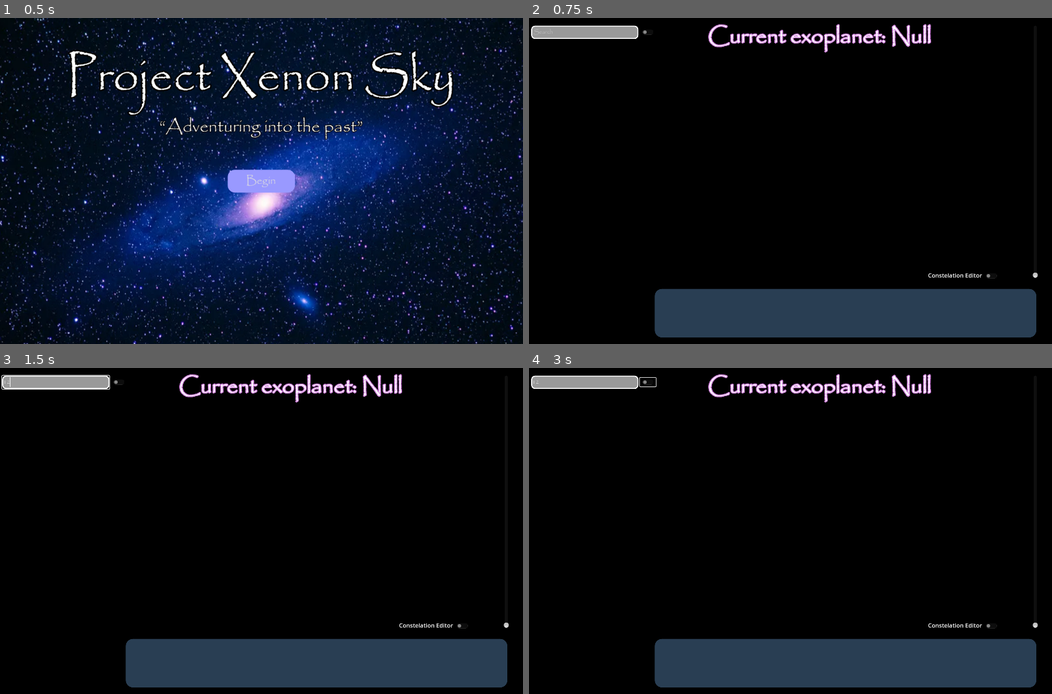
Above: before the commit, frames 1-4 (two rows, left to right).
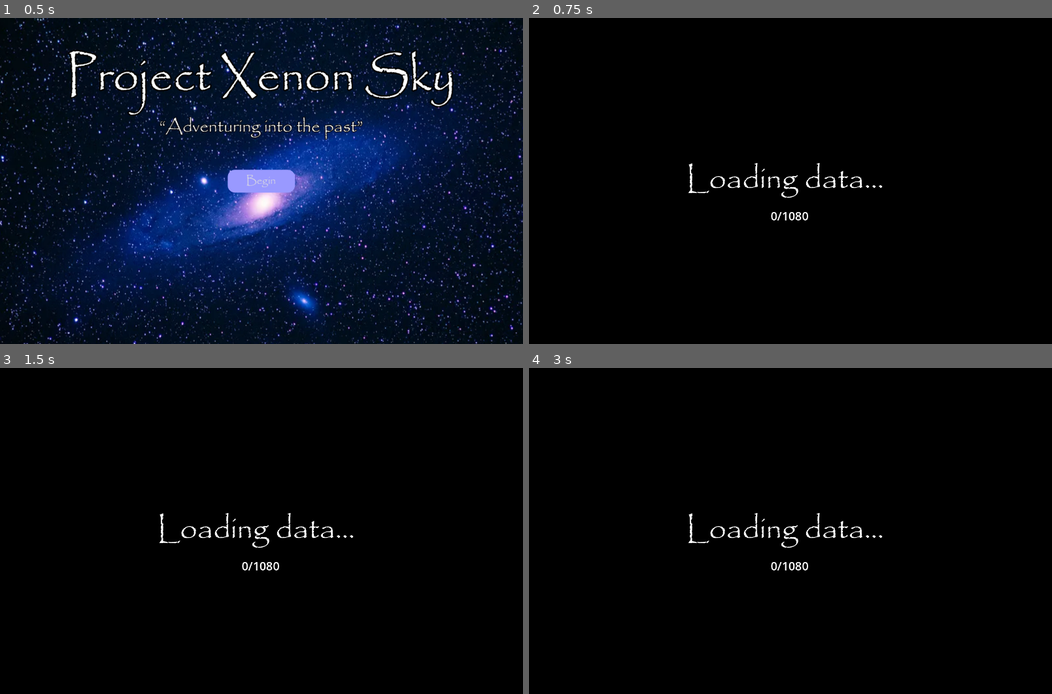
Above: after the commit, the same moments.

Repository: KingsSack/project-xenon-sky
Game: Godot game, scene res://main.tscn
Same seed, same stepped clock (60 frames per second), same inputs: the game is played once before the commit and once after it.
Inputs (mouse positions are in pixels of both pictures, inside the frame that each line leads up to):
- Up to frame 1 (0.5 s): no input
- Up to frame 2 (0.75 s): click "Begin" at 0.5 s
- Up to frame 3 (1.5 s): click (57, 381) at 1.27 s; type "12" at 1.35 s
- Up to frame 4 (3 s): click (649, 381) at 2 s; click (649, 381) at 2.75 s

Frame 1 is identical in both runs. In frame 2, 13% of the frame differs, in the area x 0-98%, y 1-98%; in frame 3, 14%; in frame 4, 13%.

Commit message:
Refactor loading progress handling; remove old script and implement new progress display

Diff:
--- a/loading_progress.gd
+++ /dev/null
@@ -1,10 +0,0 @@
-extends Label
-
-@onready var node := get_node("/root/Node3D")
-
-func _process(_delta):
-	if node.exoplanet_data_recieved or node.star_data_recieved:
-		if node.exoplanet_data_recieved and node.star_data_recieved:
-			text = "2/2"
-		else:
-			text = "1/2"
--- a/loading_screen.tscn
+++ b/loading_screen.tscn
@@ -1,8 +1,7 @@
-[gd_scene load_steps=8 format=3 uid="uid://cds54em2tc1hg"]
+[gd_scene load_steps=7 format=3 uid="uid://cds54em2tc1hg"]
 
-[ext_resource type="Script" path="res://scripts/new_constelation.gd" id="1_2de7o"]
 [ext_resource type="FontFile" uid="uid://buh8lyi6jme71" path="res://assets/papyrus.ttf" id="1_lon3s"]
-[ext_resource type="Script" path="res://loading_progress.gd" id="2_vrajy"]
+[ext_resource type="Script" path="res://scripts/loading_progress.gd" id="2_vrajy"]
 
 [sub_resource type="Gradient" id="Gradient_ja0gq"]
 offsets = PackedFloat32Array(0.996753, 1)
@@ -28,7 +27,6 @@
 offset_bottom = 6.0
 grow_horizontal = 2
 grow_vertical = 2
-script = ExtResource("1_2de7o")
 
 [node name="TextureRect" type="TextureRect" parent="."]
 layout_mode = 1
--- a/scripts/load_app.gd
+++ b/scripts/load_app.gd
@@ -13,8 +13,10 @@
 
 var stars = {}
 
-var exoplanet_data_recieved := false
-var star_data_recieved := false
+var max_exoplanet_data := 80
+var exoplanet_data_recieved := 0
+var max_star_data := 1000
+var star_data_recieved := 0
 
 signal exoplanet_data_loaded(data)
 signal star_data_loaded(data)
@@ -34,24 +36,24 @@
 	self.add_child(request)
 	request.request(url, headers)
 
-func _on_query_completed(result, response_code, _headers, body, key, url):
+func _on_query_completed(_result, response_code, _headers, body, key, url):
 	if response_code == 200:
 		var json = JSON.new()
-		json.parse(body.get_string_from_utf8())
-		if json.error == OK:
+		var error = json.parse(body.get_string_from_utf8())
+		if error == OK:
 			if key == "exoplanets":
-				exoplanet_data_loaded.emit(json.result)
+				exoplanet_data_loaded.emit(json.data)
 			elif key == "stars":
-				star_data_loaded.emit(json.result)
+				star_data_loaded.emit(json.data)
 		else:
-			print("Error parsing JSON: ", json.error_string)
+			print("Error parsing JSON: ", error)
 	elif response_code == 0:
 		print("Query failed with status 0, retrying...")
 		query_database(url, key)
 	else:
 		print("Query failed with status: ", response_code)
 
-	if $CanvasLayer.get_child_count() > 0:
+	if exoplanet_data_recieved + star_data_recieved >= max_exoplanet_data + max_star_data:
 		$CanvasLayer.remove_child(loading)
 
 # executes after query for exoplanets
@@ -61,7 +63,8 @@
 		exoplanets[exoplanet["pl_name"]] = [exoplanet["ra"], exoplanet["dec"], exoplanet["sy_plx"]]
 		exoplanet_mass[exoplanet["pl_name"]] = exoplanet["pl_masse"]
 		# print("Exoplanet: ", exoplanet["pl_name"], " at (", exoplanet["ra"], ", ", exoplanet["dec"], ") with parallax: ", exoplanet["sy_plx"])
-	exoplanet_data_recieved = true
+		exoplanet_data_recieved += 1
+
 	print("Loaded ", len(exoplanets), " exoplanets")
 
 # executes after query for stars
@@ -71,12 +74,12 @@
 		stars[star[0]] = get_pos(star[1], star[2], star[3])
 		# print("Star: ", star[0], " at (", star[1], ", ", star[2], ") with parallax: ", star[3])
 		max_para = star[3]
-	if star_data_recieved:
-		reload()
-	star_data_recieved = true
+		star_data_recieved += 1
+
 	print("Loaded ", len(stars), " stars")
-	if (len(stars)<1000):
-		query_database("https://gea.esac.esa.int/tap-server/tap/sync?request=doQuery&lang=ADQL&query=SELECT+TOP+100+designation,ra,dec,parallax+FROM+gaiadr3.gaia_source+WHERE+parallax>"+str(max_para)+"+ORDER+BY+parallax&format=json", "stars")
+
+	if (len(stars) < max_star_data):
+		query_database("https://gea.esac.esa.int/tap-server/tap/sync?request=doQuery&lang=ADQL&query=SELECT+TOP+50+designation,ra,dec,parallax+FROM+gaiadr3.gaia_source+WHERE+parallax>"+str(max_para)+"+ORDER+BY+parallax&format=json", "stars")
 
 
 func create_exoplanet_button(planet_name):
--- /dev/null
+++ b/scripts/loading_progress.gd
@@ -0,0 +1,6 @@
+extends Label
+
+@onready var node := get_node("/root/Node3D")
+
+func _process(_delta):
+	text = str(node.exoplanet_data_recieved + node.star_data_recieved) + "/" + str(node.max_exoplanet_data + node.max_star_data)
Not shown: 1 places in map.tscn that only renumber resources
